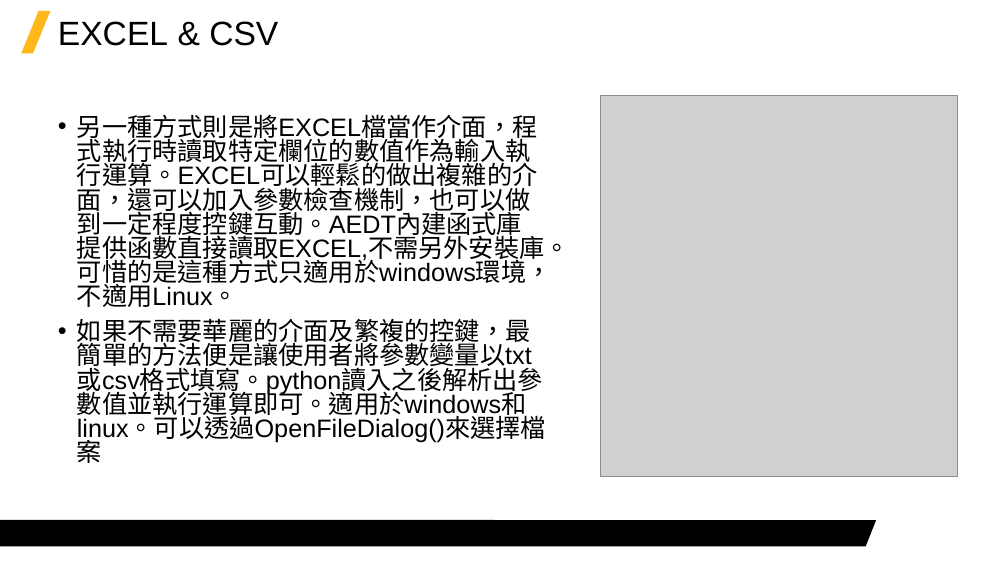
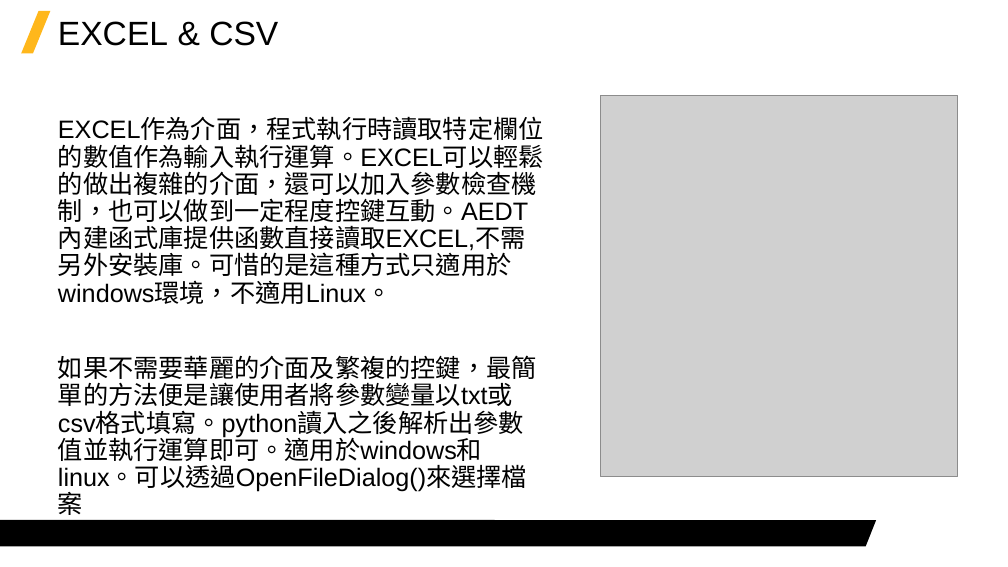
Before and after one commit to Jerrick-cheng/AEDT-Automation-Camp, a slide deck: slide 8 of 上課教材/Week5.pptx. Drawn at 1008x567 pixels with LibreOffice and Linux fonts; fonts in the diff are those of the drawing; grey boxes stand for pictures; background and template pictures are left out. Boxes give left, top, right and bottom in pixels: in the first picture for what was removed or moved away, otherwise in the second. Text is boxed around its words. In the diff, an @@ line names an element or a change of style, - is before the commit and + after.

```diff
--- a/上課教材/Week5.pptx
+++ b/上課教材/Week5.pptx
@@ text at [58, 118, 544, 304]: text changed @@
-• 另一種方式則是將EXCEL檔當作介面，程式執行時讀取特定欄位的數值作為輸入執行運算。EXCEL可以輕鬆的做出複雜的介面，還可以加入參數檢查機制，也可以做到一定程度控鍵互動。AEDT內建函式庫提供函數直接讀取EXCEL,不需另外安裝庫。可惜的是這種方式只適用於windows環境，不適用Linux。
+EXCEL作為介面，程式執行時讀取特定欄位的數值作為輸入執行運算。EXCEL可以輕鬆的做出複雜的介面，還可以加入參數檢查機制，也可以做到一定程度控鍵互動。AEDT內建函式庫提供函數直接讀取EXCEL,不需另外安裝庫。可惜的是這種方式只適用於windows環境，不適用Linux。
@@ text at [58, 355, 537, 515]: bullet • to none; line spacing 0.8 to 0.9 @@
```
Also in this commit, not shown: 5 other slides changed, 5 slides added, 1 slide removed, 2 other files.
